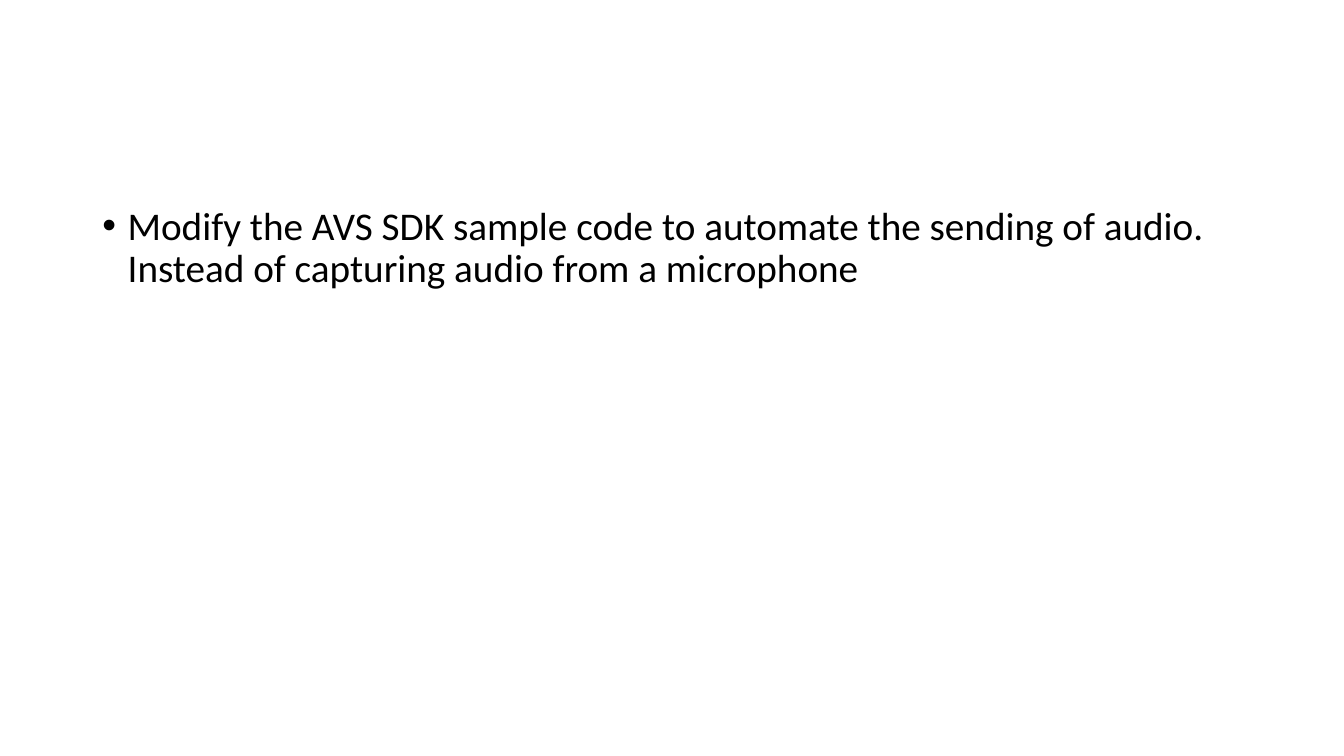
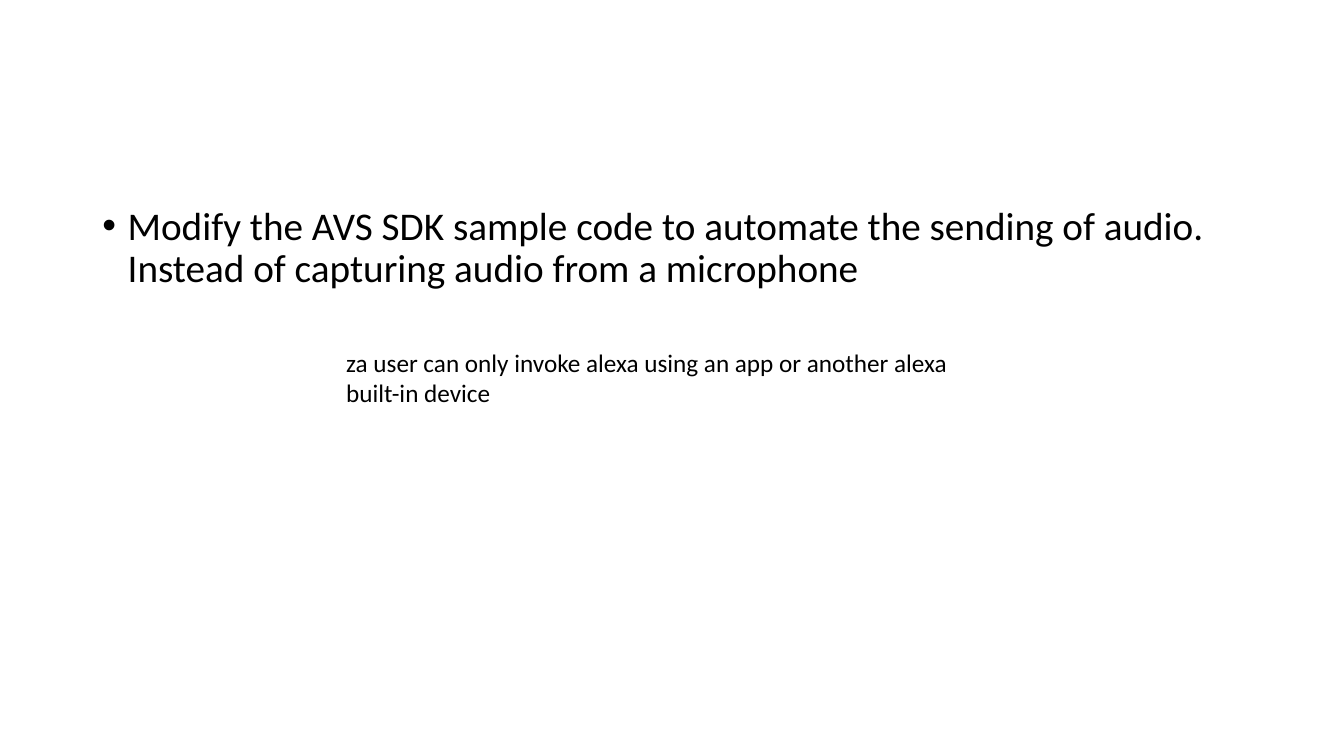
Before and after one commit to GXG-CS/Pi-Alexa, a slide deck: slide 38 of Presentation1.pptx. Drawn at 1344x756 pixels with LibreOffice and Linux fonts; fonts in the diff are those of the drawing. Boxes give left, top, right and bottom in pixels: in the first picture for what was removed or moved away, otherwise in the second. Text is boxed around its words. In the diff, an @@ line names an element or a change of style, - is before the commit and + after.

```diff
--- a/Presentation1.pptx
+++ b/Presentation1.pptx
@@ text added at [346,354,947,402], 18 pt, text #000000 @@
+za user can only invoke alexa using an app or another alexa built-in device
```
Also in this commit, not shown: 2 slides added, 9 other files.
